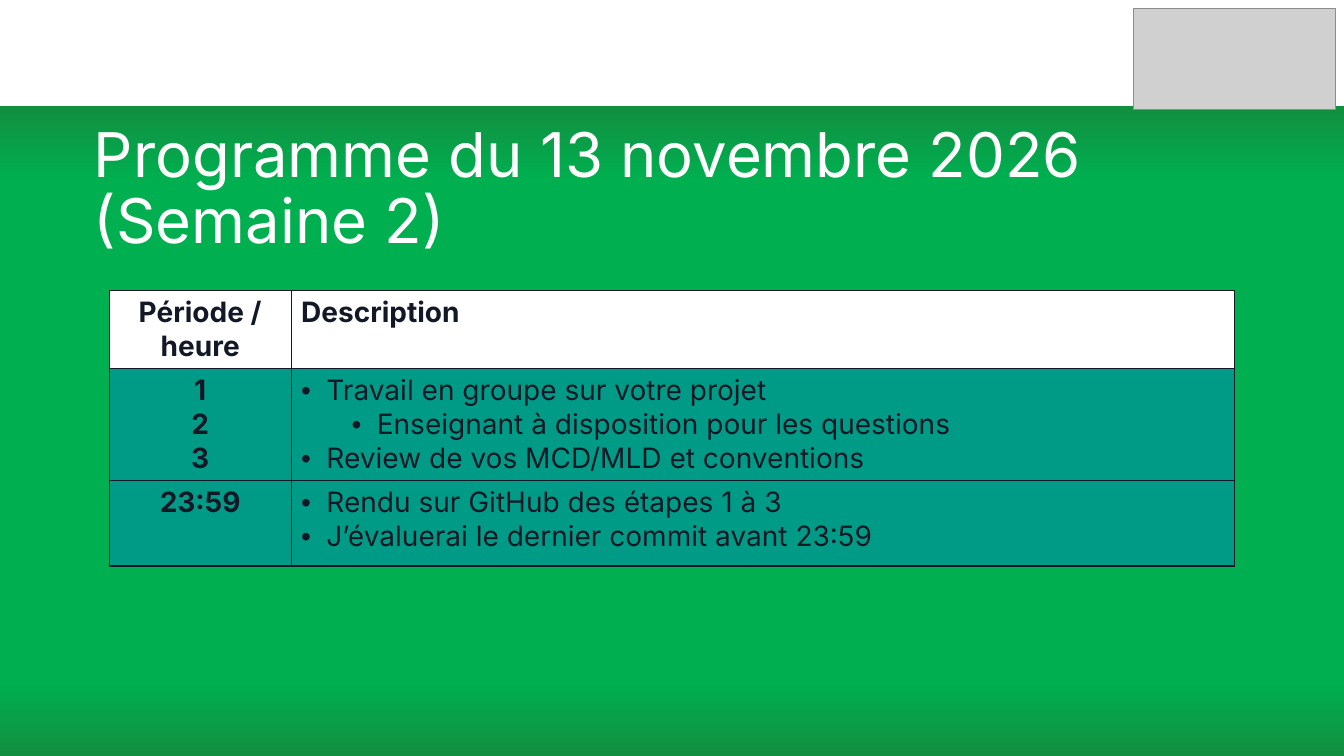
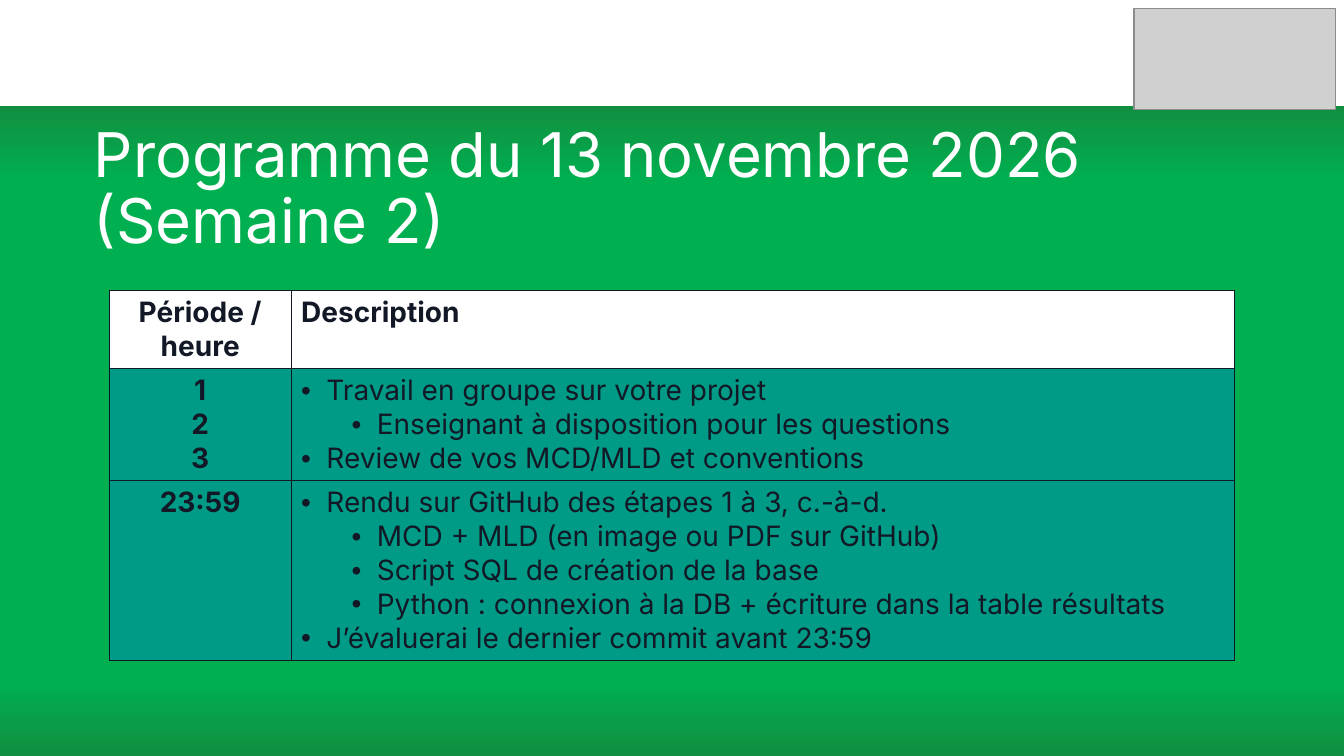
Before and after one commit to BurkhalterY/CPNV-ProjDBPy, a slide deck: slide 5 of Presentation.pptx. Drawn at 1344x756 pixels with LibreOffice and Linux fonts; fonts in the diff are those of the drawing; grey boxes stand for pictures. Boxes give left, top, right and bottom in pixels: in the first picture for what was removed or moved away, otherwise in the second. Text is boxed around its words. In the diff, an @@ line names an element or a change of style, - is before the commit and + after.

```diff
--- a/Presentation.pptx
+++ b/Presentation.pptx
@@ table at box(109, 290, 1235, 653) @@
-row 3, column 2: Rendu sur GitHub des étapes 1 à 3 / J’évaluerai le dernier commit avant 23:59
+row 3, column 2: Rendu sur GitHub des étapes 1 à 3, c.-à-d. / MCD + MLD (en image ou PDF sur GitHub) / Script SQL de création de la base / Python : connexion à la DB + écriture dans la table résultats / J’évaluerai le dernier commit avant 23:59
```
Also in this commit, not shown: 1 other slide changed, 1 other file.
